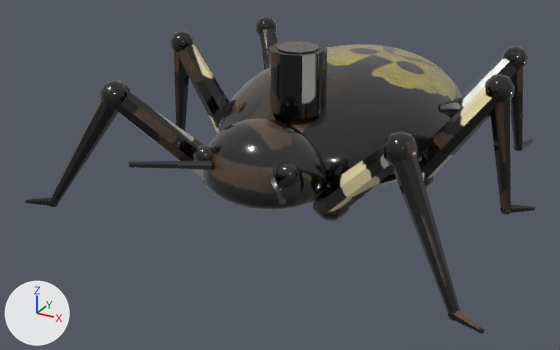
One commit to the glTF model assets/models/beetle_shrapnel.glb: the scene before it, then after it.
One viewpoint serves both versions: a 50 mm camera at (0.934, -2.067, 0.964) aimed at (-0.081, -0.223, 0.042). Every picture has the same lights, and +X, +Y and +Z are marked at lower left. The older version comes first. Vertices at exactly the same position are counted once.

The scene before the commit, as lines of its bpy script (objects in view):
```python
me_beetle_shrapnel_mesh = bpy.data.meshes.new('beetle_shrapnel_Mesh')
me_beetle_shrapnel_mesh.from_pydata(...)  # 3258 vertices, 6312 faces; spans x -0.653..0.653, y -0.745..0.572, z -0.003..0.448
# faces by material slot: [3024, 1516, 128, 36, 1224, 384]
me_beetle_shrapnel_mesh.materials.append(mat_m_team)
me_beetle_shrapnel_mesh.materials.append(mat_m_black)
me_beetle_shrapnel_mesh.materials.append(mat_m_eye)
me_beetle_shrapnel_mesh.materials.append(mat_m_pale)
me_beetle_shrapnel_mesh.materials.append(mat_m_leg)
me_beetle_shrapnel_mesh.materials.append(mat_m_brown)
ob_beetle_shrapnel_mesh = bpy.data.objects.new('beetle_shrapnel_Mesh', me_beetle_shrapnel_mesh)
ob_beetle_shrapnel_mesh.location = (0.0, 0.0, 0.0)
```
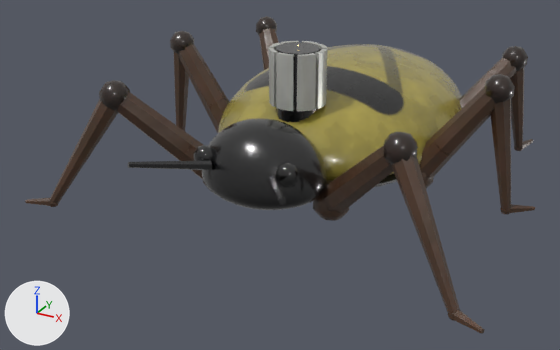
Patch to the scene script:
```diff
--- a/assets/models/beetle_shrapnel.glb.py
+++ b/assets/models/beetle_shrapnel.glb.py
@@ mat_m_flash @@
+mat_m_flash = bpy.data.materials.new('M_Flash')
+# colours: beige #ffd98c
+# uses the picture img_beetle_shrapnel_mesh_color
+# uses the picture img_beetle_shrapnel_mesh_normal
+# uses the picture img_beetle_shrapnel_mesh_orm
@@ me_beetle_shrapnel_mesh @@
 # used by ob_beetle_shrapnel_mesh; location = (0.0, 0.0, 0.0)
-me_beetle_shrapnel_mesh.from_pydata(...)  # 3258 vertices, 6312 faces; spans x -0.653..0.653, y -0.745..0.572, z -0.003..0.448
+me_beetle_shrapnel_mesh.from_pydata(...)  # 3526 vertices, 6780 faces; spans x -0.653..0.653, y -0.745..0.572, z -0.003..0.453
+# me_beetle_shrapnel_mesh part 1
+# 36 vertices are removed from x -0.074..0.075, y -0.348..-0.192, z 0.274..0.448
+# 72 faces are deleted
+# 226 vertices are added at x -0.078..0.079, y -0.348..-0.192, z 0.219..0.452
+# 24 new vertices lie (0.0, 0.0, 0.15) away from vertices in x -0.078..0.055, y -0.331..-0.193, z 0.294..0.295
+# 5 new vertices lie (0.001, 0.0, -0.15) away from vertices in x -0.077..0.07, y -0.328..-0.196, z 0.445
+# 5 new vertices lie (0.0, 0.001, 0.15) away from vertices in x -0.045..0.028, y -0.344..-0.207, z 0.295
+# 44 new faces join them, mat_m_black
+# 288 new faces join them, mat_m_pale
+# 128 new faces join them, mat_m_flash
+# me_beetle_shrapnel_mesh part 2: 6220 kept faces spanning x -0.653..0.653, y -0.745..0.572, z -0.003..0.4 get new texture (UV) coordinates
+# other edits to the shape of me_beetle_shrapnel_mesh do not show in these pictures
 me_beetle_shrapnel_mesh.materials.append(mat_m_team)
@@ me_beetle_shrapnel_mesh @@
 me_beetle_shrapnel_mesh.materials.append(mat_m_brown)
+me_beetle_shrapnel_mesh.materials.append(mat_m_flash)
```

Boxes [x1, y1, x2, y2] around the edits, measured in the pictures (560 x 350 px):
part 1 of me_beetle_shrapnel_mesh, reshaped
    before: [269, 41, 327, 119]
    after: [269, 41, 328, 122]
part 2 of me_beetle_shrapnel_mesh, surface changed
    both: [25, 17, 535, 334]
